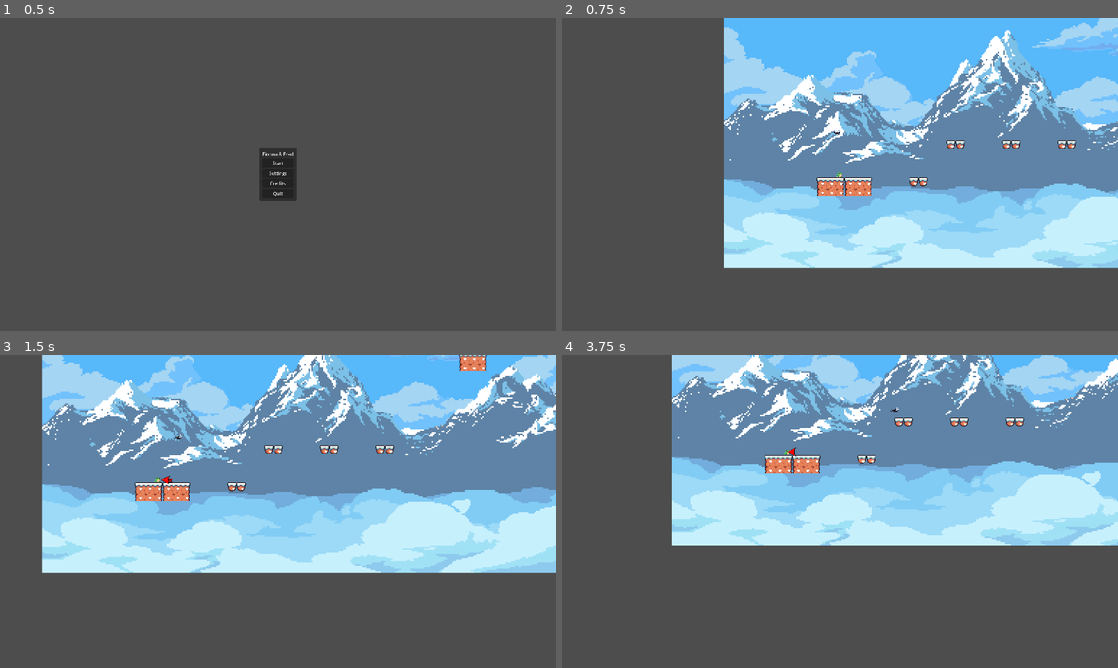
Above: before the commit, frames 1-4 (two rows, left to right).
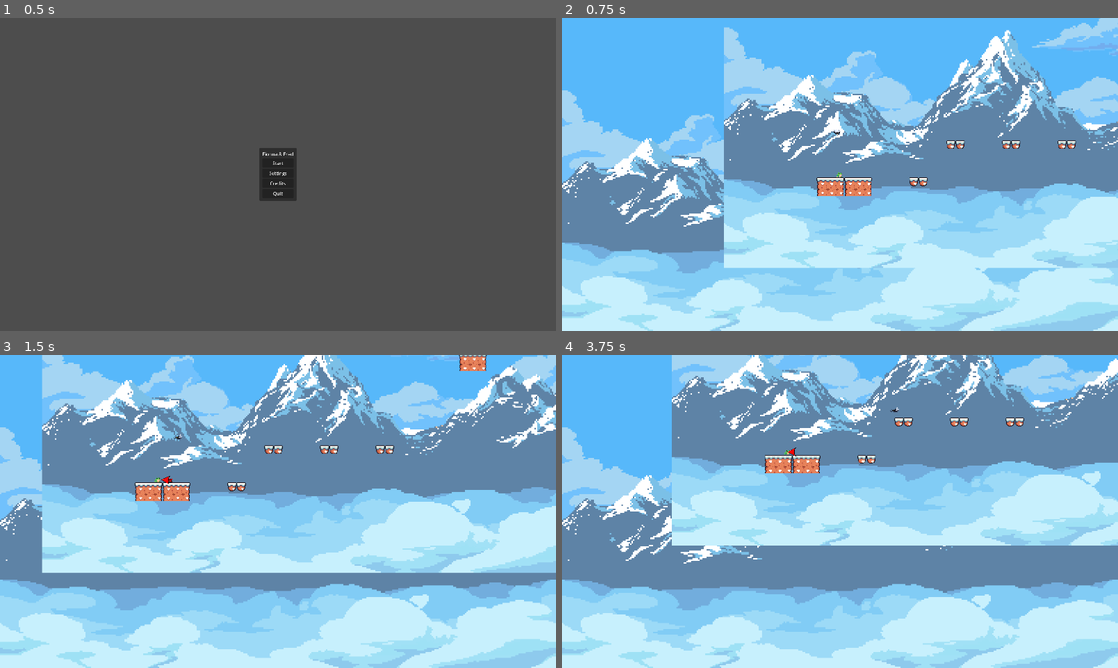
Above: after the commit, the same moments.

Repository: AntonioVitalic/Taller_Desarrollo_Videojuegos_GP1
Game: Godot game, scene res://scenes/ui/MainMenu.tscn
The game is run twice, just before and just after one commit, with the same random seed, the same clock (stepped at 60 frames per second) and the same inputs.
Inputs (mouse positions are in pixels of both pictures, inside the frame that each line leads up to):
- Up to frame 1 (0.5 s): no input
- Up to frame 2 (0.75 s): click "Start" at 0.5 s
- Up to frame 3 (1.5 s): tap Enter at 1.25 s; move the mouse to (400, 495) at 1.27 s; hold D (right) from 1.28 s (still down); click (400, 495) at 1.42 s
- Up to frame 4 (3.75 s): tap Space (jump) at 1.52, 2, 2.27, 3.5 s; move the mouse to (728, 527) at 2.02 s; tap Enter at 2.75 s; move the mouse to (895, 442) at 2.77 s; release D (right) at 2.78 s; hold A (left) 2.78-3.53 s; move the mouse to (812, 574) at 3.52 s; hold D (right) from 3.53 s (still down); click (812, 574) at 3.67 s

Frame 1 is identical in both runs. In frame 2, 43% of the frame differs, in the area x 0-100%, y 0-100%; in frame 3, 36%; in frame 4, 51%.

Commit message:
feat: Work in progress. Adds camera movement limits (margins) to moving camera centered on fred
Adds the script 'level.gd' to set camera margins on fred

Diff:
--- a/fred.gd
+++ b/fred.gd
@@ -7,6 +7,7 @@
 const FRICTION_AIR = 0.95		# The friction while airborne
 const FRICTION_GROUND = 0.85	# The friction while on the ground
 const Tongue_PULL = 105
+@onready var camera= $Camera2D
 
 var speed = Vector2(0,0)		# The speed of the player (kept over time)
 var Tongue_speed := Vector2(0,0)
@@ -81,3 +82,9 @@
 		elif can_jump:
 			can_jump = false	# Used air-jump
 			speed.y = -JUMP_FORCE
+
+func set_camera_margins(sup_left, inf_right):
+	camera.limit_top = sup_left.y
+	camera.limit_bottom = inf_right.y
+	camera.limit_left = sup_left.x
+	camera.limit_right = inf_right.x
--- a/fred.tscn
+++ b/fred.tscn
@@ -1,8 +1,9 @@
-[gd_scene load_steps=15 format=3 uid="uid://b60ct8smlpe8t"]
+[gd_scene load_steps=16 format=3 uid="uid://b60ct8smlpe8t"]
 
 [ext_resource type="Script" path="res://fred.gd" id="1_rscxi"]
 [ext_resource type="Texture2D" uid="uid://ot283saeqp13" path="res://assets/rana_fred/ToxicFrog/GreenBlue/ToxicFrogGreenBlue_Idle.png" id="2_ujs54"]
 [ext_resource type="Script" path="res://Camera2D.gd" id="3_553eo"]
+[ext_resource type="PackedScene" uid="uid://rvkdxgbtcpvo" path="res://scenes/backgroundScenes/gameBackground.tscn" id="4_215sd"]
 
 [sub_resource type="RectangleShape2D" id="RectangleShape2D_n7dy7"]
 size = Vector2(21, 16)
@@ -113,3 +114,10 @@
 
 [node name="Camera2D" type="Camera2D" parent="."]
 script = ExtResource("3_553eo")
+
+[node name="ParallaxBackground" type="ParallaxBackground" parent="Camera2D"]
+scroll_limit_end = Vector2(1920, 1080)
+
+[node name="ParallaxLayer" type="ParallaxLayer" parent="Camera2D/ParallaxBackground"]
+
+[node name="Node2D" parent="Camera2D/ParallaxBackground/ParallaxLayer" instance=ExtResource("4_215sd")]
--- /dev/null
+++ b/scenes/scripts/level.gd
@@ -0,0 +1,10 @@
+extends Node2D
+@onready var fred = $Fred
+@onready var sup_left = $margins/sup_left
+@onready var inf_right = $margins/inf_right
+
+
+# Called when the node enters the scene tree for the first time.
+func _ready():
+	fred.set_camera_margins(sup_left.global_position, inf_right.global_position)
+	pass # Replace with function body.
